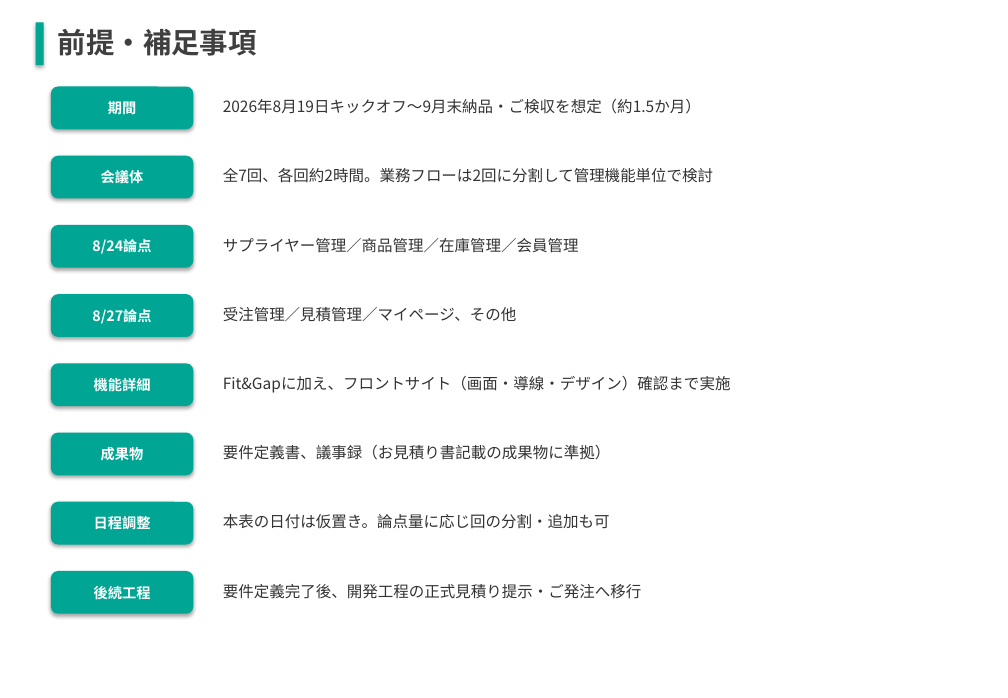
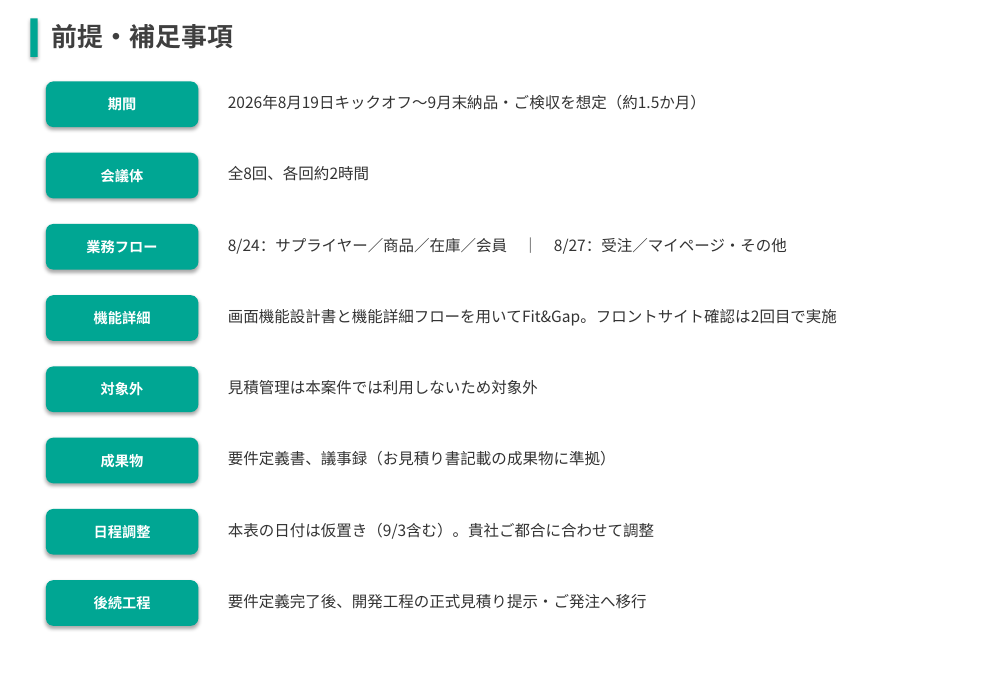
Before and after one commit to kozonoflight/git_tutorial, a slide deck: slide 5 of 要件定義WBS案_20260806.pptx (slide 6 before the commit). Drawn at 1008x698 pixels with LibreOffice and Linux fonts; fonts in the diff are those of the drawing. Boxes give left, top, right and bottom in pixels: in the first picture for what was removed or moved away, otherwise in the second. Text is boxed around its words. In the diff, an @@ line names an element or a change of style, - is before the commit and + after.

```diff
--- a/要件定義WBS案_20260806.pptx
+++ b/要件定義WBS案_20260806.pptx
@@ rectangle: place and size @@
-rectangle at box(35, 22, 44, 65)
+rectangle at box(31, 19, 38, 58)
@@ text "前提・補足事項" at box(52, 24, 233, 49): size 22 to 20 pt @@
@@ rounded rectangle "期間": place and size @@
-rounded rectangle "期間" at box(51, 87, 194, 129)
+rounded rectangle "期間" at box(46, 81, 198, 127)
@@ text "2026年8月19日キックオフ〜9月末納品・ご検収を想定（約1.5か月）": place and size @@
-text "2026年8月19日キックオフ〜9月末納品・ご検収を想定（約1.5か月）" at box(223, 99, 701, 114)
+text "2026年8月19日キックオフ〜9月末納品・ご検収を想定（約1.5か月）" at box(228, 95, 706, 110)
@@ rounded rectangle "会議体": place and size @@
-rounded rectangle "会議体" at box(51, 155, 194, 198)
+rounded rectangle "会議体" at box(46, 153, 198, 198)
@@ text at box(228, 166, 369, 181): text changed @@
-全7回、各回約2時間。業務フローは2回に分割して管理機能単位で検討
+全8回、各回約2時間
@@ rounded rectangle added at box(46, 224, 198, 270), fill #00A693, 11 pt, text #FFFFFF, bold @@
+業務フロー
@@ rounded rectangle removed at box(51, 225, 194, 268) @@
-8/24論点
@@ text at box(228, 238, 787, 254): text changed @@
-サプライヤー管理／商品管理／在庫管理／会員管理
+8/24：サプライヤー／商品／在庫／会員 ｜ 8/27：受注／マイページ・その他
@@ rounded rectangle "機能詳細": place and size @@
-rounded rectangle "機能詳細" at box(51, 363, 194, 406)
+rounded rectangle "機能詳細" at box(46, 295, 198, 341)
@@ rounded rectangle removed at box(51, 294, 194, 337) @@
-8/27論点
@@ text at box(228, 309, 837, 326): text changed @@
-受注管理／見積管理／マイページ、その他
+画面機能設計書と機能詳細フローを用いてFit&Gap。フロントサイト確認は2回目で実施
@@ rounded rectangle added at box(46, 367, 198, 412), fill #00A693, 11 pt, text #FFFFFF, bold @@
+対象外
@@ text removed at box(223, 376, 731, 393) @@
-Fit&Gapに加え、フロントサイト（画面・導線・デザイン）確認まで実施
@@ text added at box(228, 380, 538, 395), 12 pt, text #333333 @@
+見積管理は本案件では利用しないため対象外
@@ rounded rectangle "成果物": place and size @@
-rounded rectangle "成果物" at box(51, 433, 194, 476)
+rounded rectangle "成果物" at box(46, 437, 198, 483)
@@ text "要件定義書、議事録（お見積り書記載の成果物に準拠）": place and size @@
-text "要件定義書、議事録（お見積り書記載の成果物に準拠）" at box(223, 445, 611, 460)
+text "要件定義書、議事録（お見積り書記載の成果物に準拠）" at box(228, 451, 616, 466)
@@ rounded rectangle "日程調整": place and size @@
-rounded rectangle "日程調整" at box(51, 502, 194, 544)
+rounded rectangle "日程調整" at box(46, 509, 198, 555)
@@ text at box(228, 523, 654, 539): text changed @@
-本表の日付は仮置き。論点量に応じ回の分割・追加も可
+本表の日付は仮置き（9/3含む）。貴社ご都合に合わせて調整
@@ rounded rectangle "後続工程": place and size @@
-rounded rectangle "後続工程" at box(51, 571, 194, 614)
+rounded rectangle "後続工程" at box(46, 580, 198, 625)
@@ text "要件定義完了後、開発工程の正式見積り提示・ご発注へ移行": place and size @@
-text "要件定義完了後、開発工程の正式見積り提示・ご発注へ移行" at box(223, 584, 642, 599)
+text "要件定義完了後、開発工程の正式見積り提示・ご発注へ移行" at box(228, 594, 647, 609)
```
Also in this commit, not shown: 2 other slides changed, 1 slide added, 2 slides removed.
